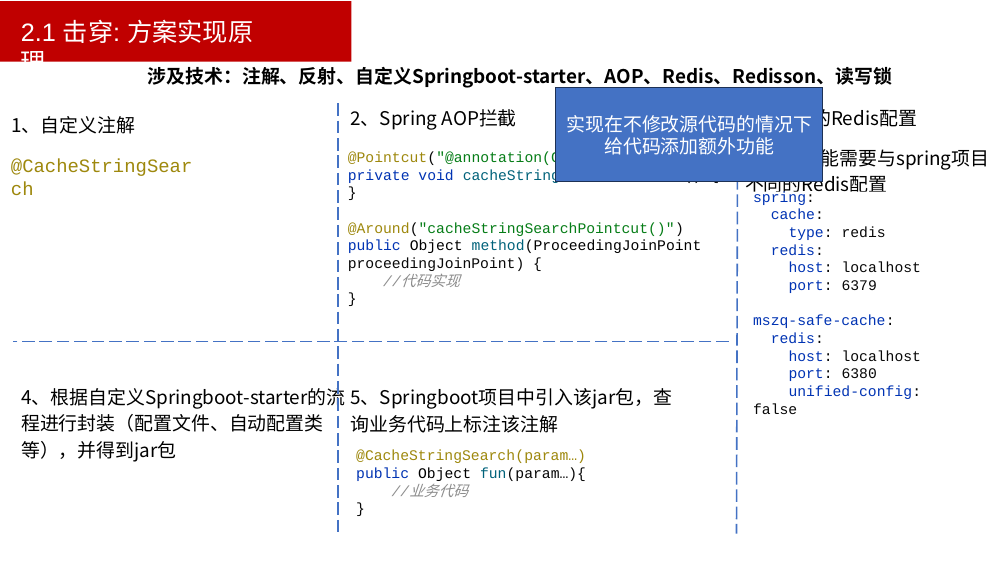
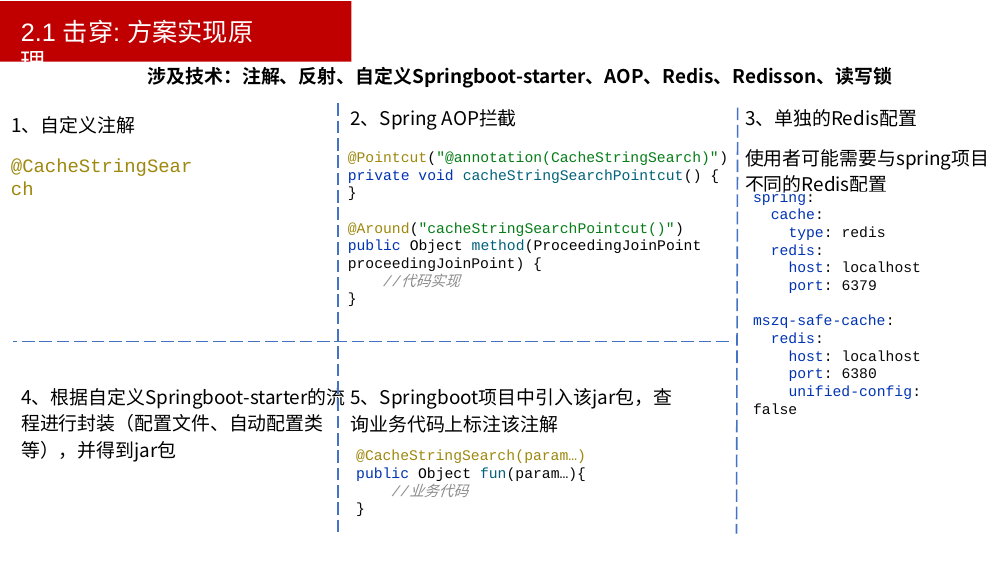
Before and after one commit to wfs674895019/PersonalProjecPresentation, a slide deck: slide 5 of 项目介绍.pptx. Drawn at 1008x567 pixels with LibreOffice and Linux fonts; fonts in the diff are those of the drawing. Boxes give left, top, right and bottom in pixels: in the first picture for what was removed or moved away, otherwise in the second. Text is boxed around its words. In the diff, an @@ line names an element or a change of style, - is before the commit and + after.

```diff
--- a/项目介绍.pptx
+++ b/项目介绍.pptx
@@ rectangle removed at (556, 88, 823, 181) @@
-实现在不修改源代码的情况下给代码添加额外功能
```
Also in this commit, not shown: 1 other slide changed, 28 other files.
